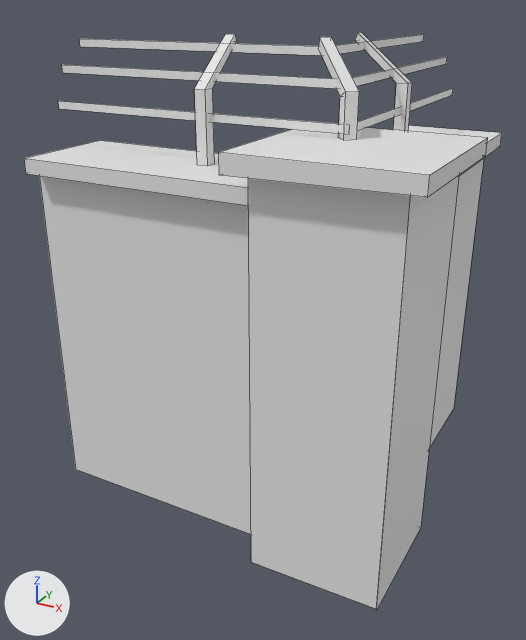
The FBX model Blender/FBX/Outside Warehouse/Walls/Inner Corner Pillar Wall.fbx, before and after one commit.
Camera for both pictures: a 50 mm lens placed at (-34.38, 17.91, 13.56), pointed at (-37.37, 23.35, 10.84). Lighting does not change. The marker at lower left points along +X, +Y and +Z. Mesh edges are drawn as thin lines. Where no turn or scale is listed for an object, it has been applied to the vertices.

The first picture shows 'Inner Corner Pillar Wall'.
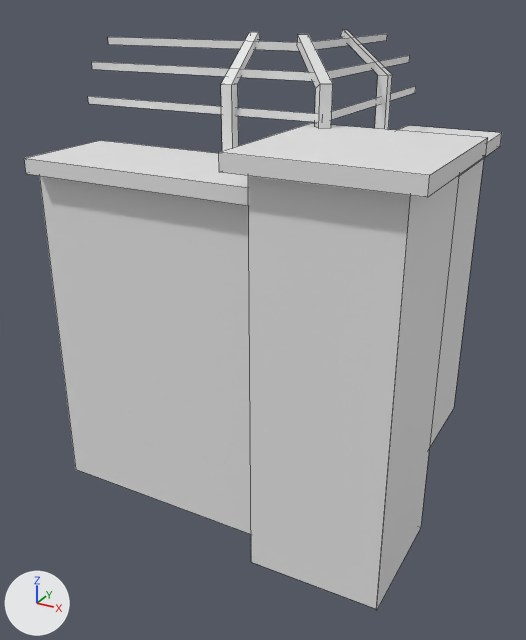
What differs and where, as boxes [x1, y1, x2, y2] in the pictures (526 x 640 px; the box of a moved part takes in the faces that stretch with it):
'Inner Corner Pillar Wall', reshaped
    before: [24, 32, 502, 609]
    after: [24, 29, 502, 609]
part 1 of me_plane_932, moved or reshaped
    before: [195, 34, 237, 166]
    after: [221, 32, 260, 151]
part 2 of me_plane_932, moved or reshaped
    before: [58, 88, 453, 133]
    after: [88, 86, 416, 122]
part 3 of me_plane_932, moved or reshaped
    before: [62, 57, 447, 89]
    after: [92, 55, 410, 81]
part 4 of me_plane_932, moved or reshaped
    before: [79, 34, 424, 55]
    after: [108, 34, 387, 51]
part 5 of me_plane_932, moved or reshaped
    before: [355, 32, 412, 131]
    after: [341, 29, 392, 129]
part 6 of me_plane_932, moved or reshaped
    before: [319, 37, 359, 140]
    after: [297, 34, 333, 128]
part 7 of me_plane_932, moved or reshaped
    both: [219, 152, 430, 609]

Patch to the scene script:
```diff
--- a/Blender/FBX/Outside Warehouse/Walls/Inner Corner Pillar Wall.fbx.py
+++ b/Blender/FBX/Outside Warehouse/Walls/Inner Corner Pillar Wall.fbx.py
@@ me_plane_932 @@
 me_plane_932.from_pydata(...)  # 93 vertices, 55 faces; spans x -2.47..1.04, y -1.16..2.28, z 0.0..4.07
 # used by ob_inner_corner_pillar_wall; location = (-36.56, 23.08, 9.25)
 # before: 54 (-0.21, 0.09, 3.27), 61 (-0.21, -1.02, 3.27), 63 (-0.35, -1.16, 3.27) at pixel (219, 175), 65 (-0.35, 0.21, 3.26)
-me_plane_932.vertices[71].co = (-0.21, 0.09, 3.26)
+# me_plane_932 part 1: the loose piece of 12 vertices spanning x -1.03..-0.94, y -0.4..0.08, z 3.13..4.07 is moved by (0.0, 0.38, 0.0)
+# me_plane_932 part 2: the loose piece of 6 vertices spanning x -2.47..0.21, y -0.34..2.28, z 3.46..3.52 is scaled about its middle by (0.86, 0.856, 1), then moved by (-0.19, 0.19, 0.0)
+# me_plane_932 part 3: the loose piece of 6 vertices spanning x -2.47..0.12, y -0.26..2.28, z 3.74..3.81 is scaled about its middle by (0.855, 0.851, 1), then moved by (-0.19, 0.19, 0.0)
+# me_plane_932 part 4: the loose piece of 6 vertices spanning x -2.47..-0.13, y -0.01..2.28, z 3.94..4.0 is scaled about its middle by (0.839, 0.835, 1), then moved by (-0.19, 0.19, 0.0)
+# me_plane_932 part 5: the loose piece of 12 vertices spanning x -0.21..0.26, y 0.72..0.81, z 3.13..4.07 is moved by (-0.38, 0.58, 0.0)
+# me_plane_932 part 6: the loose piece of 12 vertices spanning x -0.21..0.25, y -0.37..0.07, z 3.41..4.06 is moved by (-0.36, 0.38, 0.0)
+# me_plane_932 part 7
+for i in [54, 61, 63, 65]: me_plane_932.vertices[i].co += Vector((0.0, 0.0, 0.02))
+me_plane_932.vertices[71].co = (-0.21, 0.09, 3.29)
```
